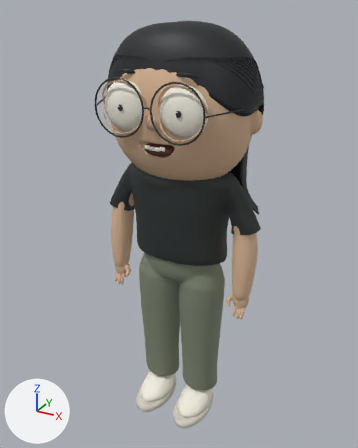
The Blender file artwork/coastal-home/sirui-south-park.blend, before and after one commit.
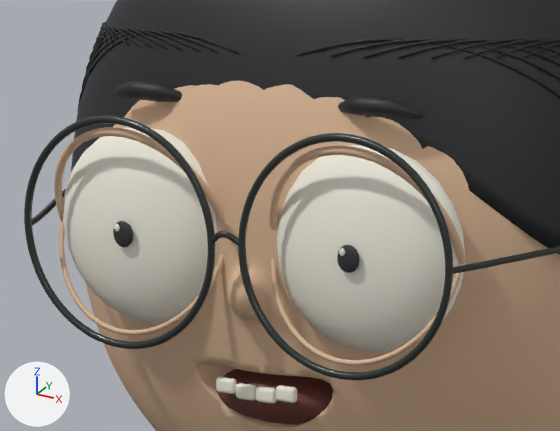
Each version appears first whole from a 50 mm camera at (0.988, -1.811, 1.904) aimed at (-0.019, 0.02, 0.988), and next in a close-up on the part from 25% to 65% of the width and 11% to 35% of the height. Every picture has the same lights, and +X, +Y and +Z are marked at lower left. The older version's two pictures come first. The close-ups show mesh edges as thin lines.

The first close-up shows 'SiruiMesh'.
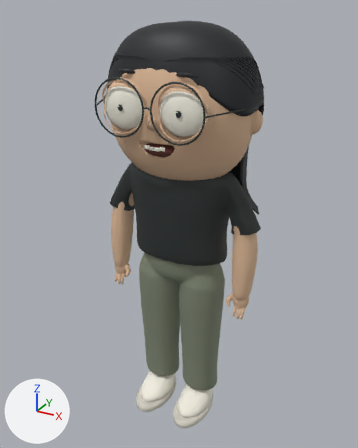
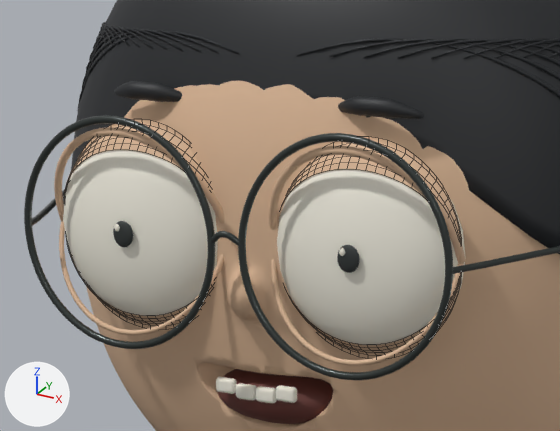
Pixel boxes [x1, y1, x2, y2] of what changed, in the close-ups (560 x 431 px):
'SiruiEyelids', added: after [64, 119, 462, 359]

The change, as a list of edits to the scene's bpy script:
```text
Add me_sirui_sculpted_eyelid_patches:
    me_sirui_sculpted_eyelid_patches.from_pydata(...)  # 792 vertices, 640 faces; spans x -0.225..0.225, y -0.234..-0.209, z 1.447..1.655
    me_sirui_sculpted_eyelid_patches.polygons.foreach_set('use_smooth', [True] * 640)
    me_sirui_sculpted_eyelid_patches.materials.append(mat_skin)  # beige #ddb897
Add ob_siruieyelids:
    ob_siruieyelids = bpy.data.objects.new('SiruiEyelids', me_sirui_sculpted_eyelid_patches)
    ob_siruieyelids.location = (0.0, 0.0, 0.0)
```
